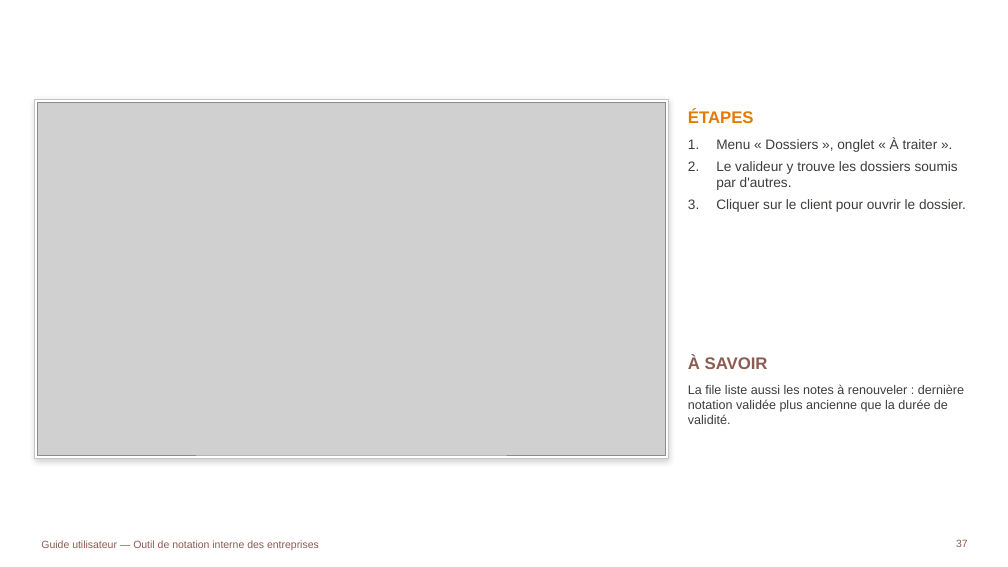
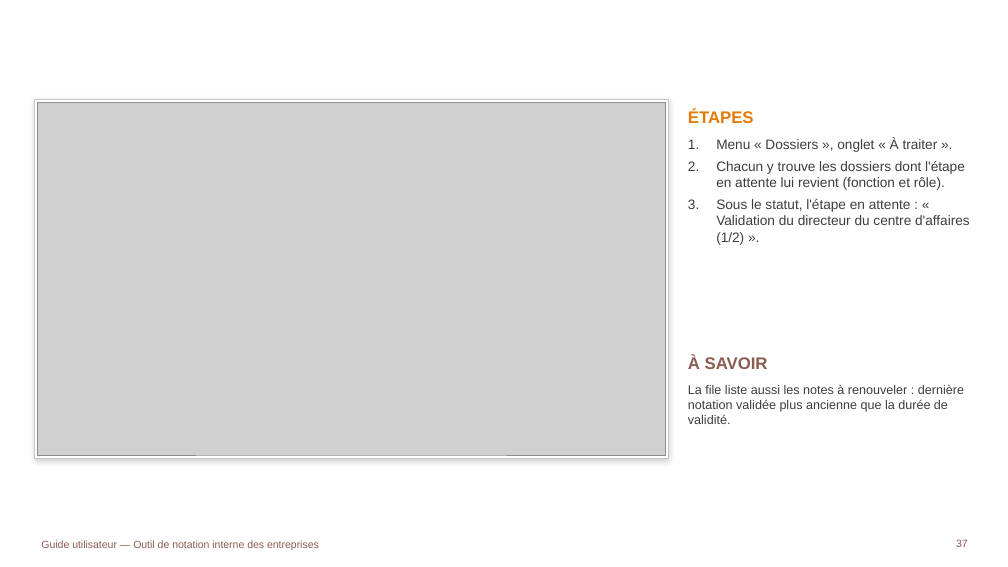
Before and after one commit to tariqeddoumi/Entreprise-scoring-cl, a slide deck: slide 37 of docs/guides/Guide_utilisateur_outil_notation.pptx. Drawn at 1008x567 pixels with LibreOffice and Linux fonts; fonts in the diff are those of the drawing; grey boxes stand for pictures; background and template pictures are left out. Boxes give left, top, right and bottom in pixels: in the first picture for what was removed or moved away, otherwise in the second. Text is boxed around its words. In the diff, an @@ line names an element or a change of style, - is before the commit and + after.

```diff
--- a/docs/guides/Guide_utilisateur_outil_notation.pptx
+++ b/docs/guides/Guide_utilisateur_outil_notation.pptx
@@ text at (716, 161, 970, 245): text changed @@
-2. Le valideur y trouve les dossiers soumis par d'autres.
-3. Cliquer sur le client pour ouvrir le dossier.
+2. Chacun y trouve les dossiers dont l'étape en attente lui revient (fonction et rôle).
+3. Sous le statut, l'étape en attente : « Validation du directeur du centre d'affaires (1/2) ».
```
Also in this commit, not shown: 6 other slides changed, 2 slides added, 2 other files.
